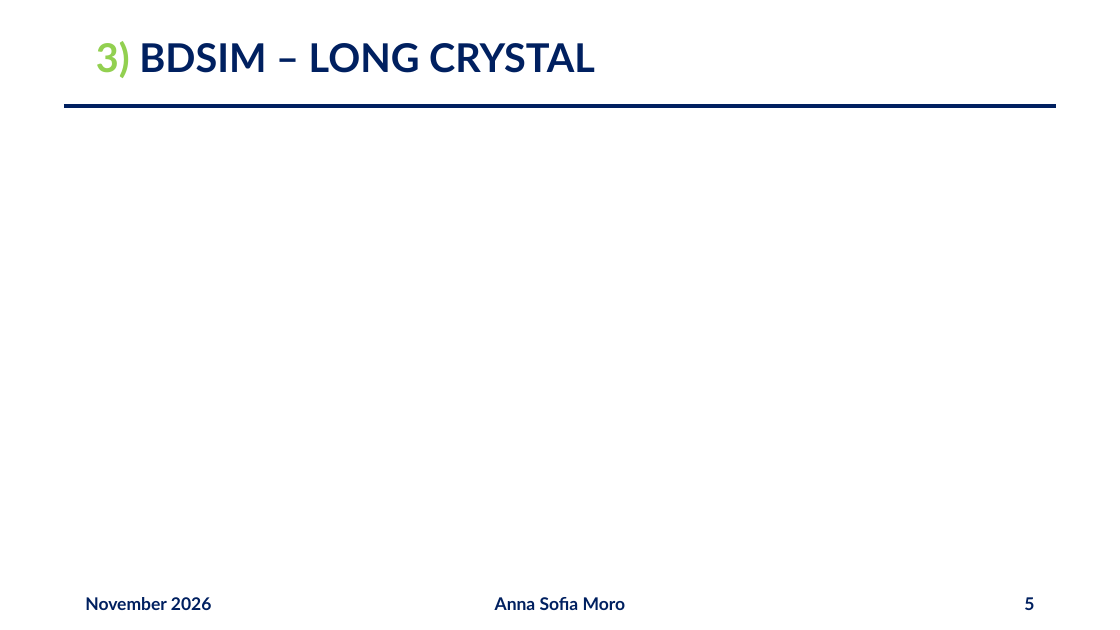
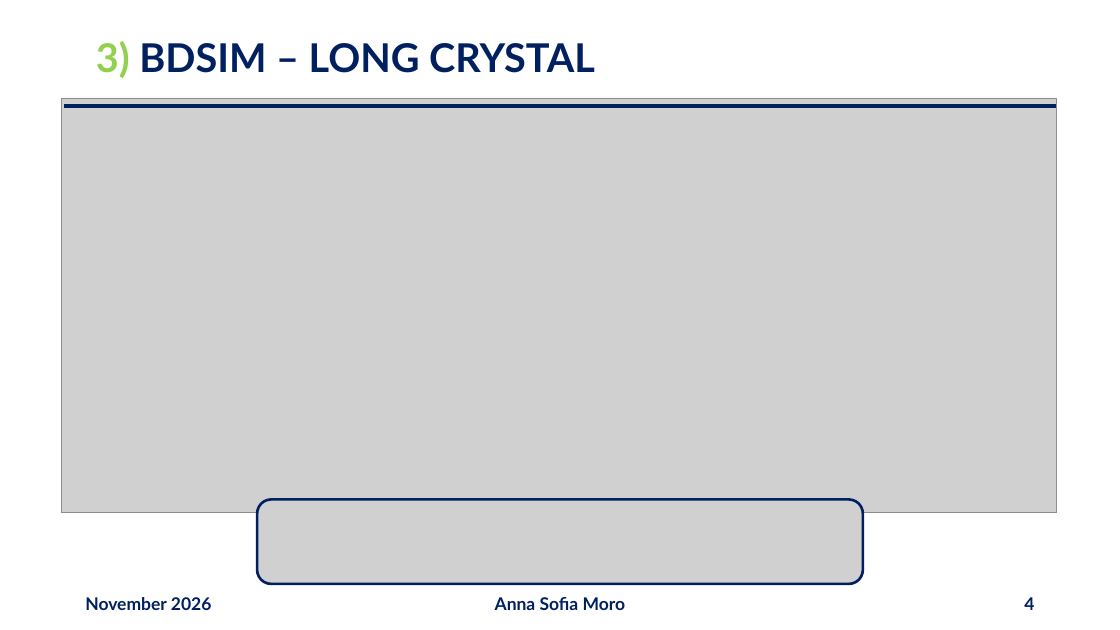
Before and after one commit to annaasofia/tesi, a slide deck: slide 4 of slides/week18.pptx (slide 5 before the commit). Drawn at 1120x630 pixels with LibreOffice and Linux fonts; fonts in the diff are those of the drawing; grey boxes stand for pictures. Boxes give left, top, right and bottom in pixels: in the first picture for what was removed or moved away, otherwise in the second. Text is boxed around its words. In the diff, an @@ line names an element or a change of style, - is before the commit and + after.

```diff
--- a/slides/week18.pptx
+++ b/slides/week18.pptx
@@ picture added at box(61, 98, 1056, 513) @@
@@ picture added at box(257, 500, 863, 585) @@
@@ page number at box(1024, 597, 1034, 610): text changed @@
-5
+4
```
Also in this commit, not shown: 4 other slides changed, 8 slides added, 1 other file.
